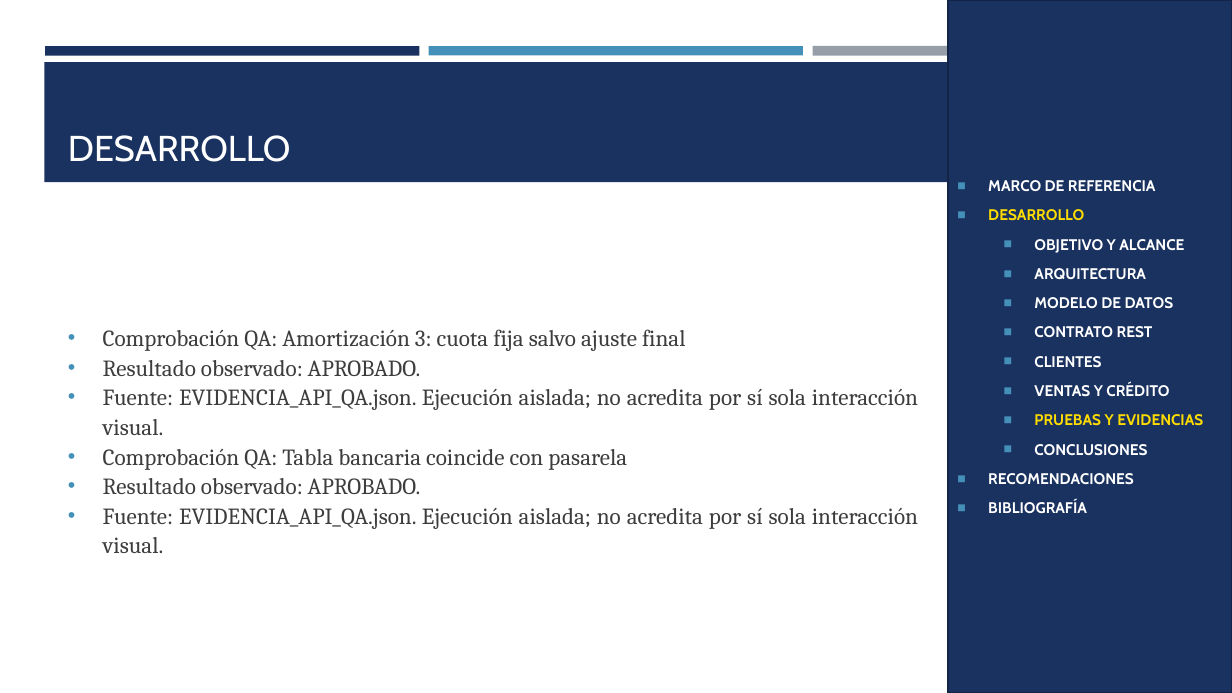
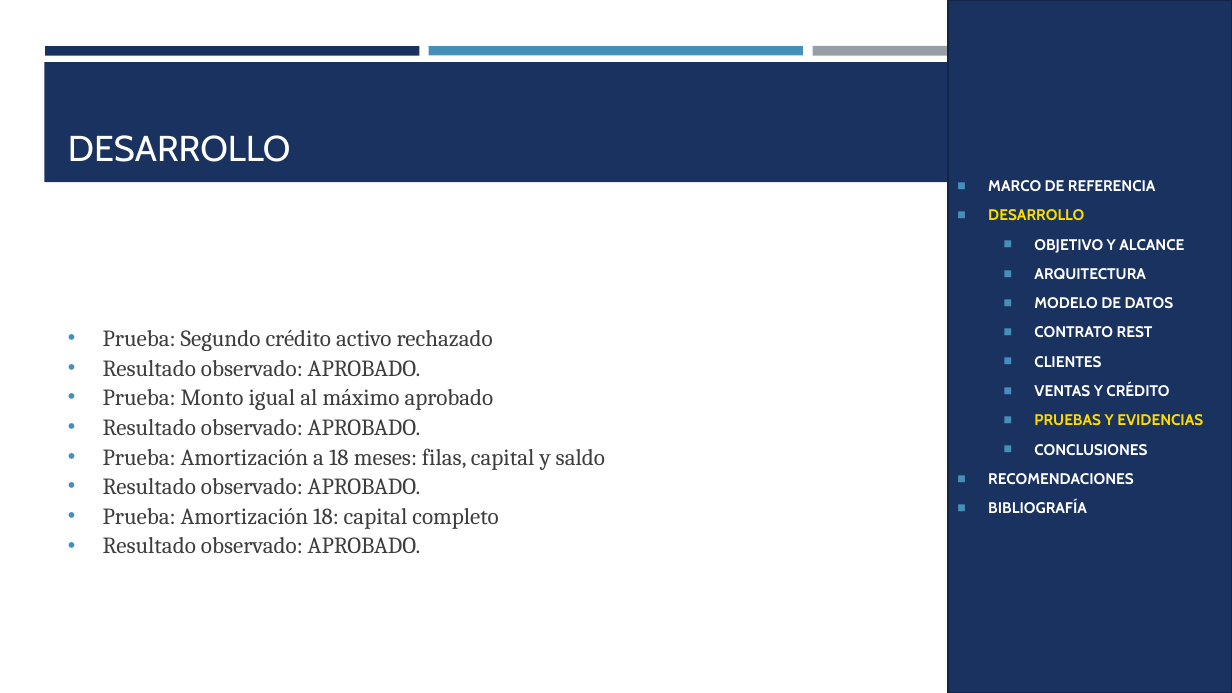
Before and after one commit to gamurigm/examen-arq-1, a slide deck: slide 39 of 05. DOCUMENTACION/02. PRESENTACION/PRESENTACION_CELULAR_BDDLOCAL_RESTFUL_DOTNET_GR09.pptx. Drawn at 1232x693 pixels with LibreOffice and Linux fonts; fonts in the diff are those of the drawing. Boxes give left, top, right and bottom in pixels: in the first picture for what was removed or moved away, otherwise in the second. Text is boxed around its words. In the diff, an @@ line names an element or a change of style, - is before the commit and + after.

```diff
--- a/05. DOCUMENTACION/02. PRESENTACION/PRESENTACION_CELULAR_BDDLOCAL_RESTFUL_DOTNET_GR09.pptx
+++ b/05. DOCUMENTACION/02. PRESENTACION/PRESENTACION_CELULAR_BDDLOCAL_RESTFUL_DOTNET_GR09.pptx
@@ text at (x1=103, y1=330, x2=493, y2=351): text changed @@
-• Comprobación QA: Amortización 3: cuota fija salvo ajuste final
+• Prueba: Segundo crédito activo rechazado
@@ text at (x1=103, y1=389, x2=494, y2=410): text changed @@
-• Fuente: EVIDENCIA_API_QA.json. Ejecución aislada; no acredita por sí sola interacción visual.
-• Comprobación QA: Tabla bancaria coincide con pasarela
+• Prueba: Monto igual al máximo aprobado
@@ text at (x1=103, y1=448, x2=605, y2=553): text changed @@
-• Fuente: EVIDENCIA_API_QA.json. Ejecución aislada; no acredita por sí sola interacción visual.
+• Prueba: Amortización a 18 meses: filas, capital y saldo
+• Resultado observado: APROBADO.
+• Prueba: Amortización 18: capital completo
+• Resultado observado: APROBADO.
```
Also in this commit, not shown: 39 other slides changed, 9 slides removed, 7 other files.
